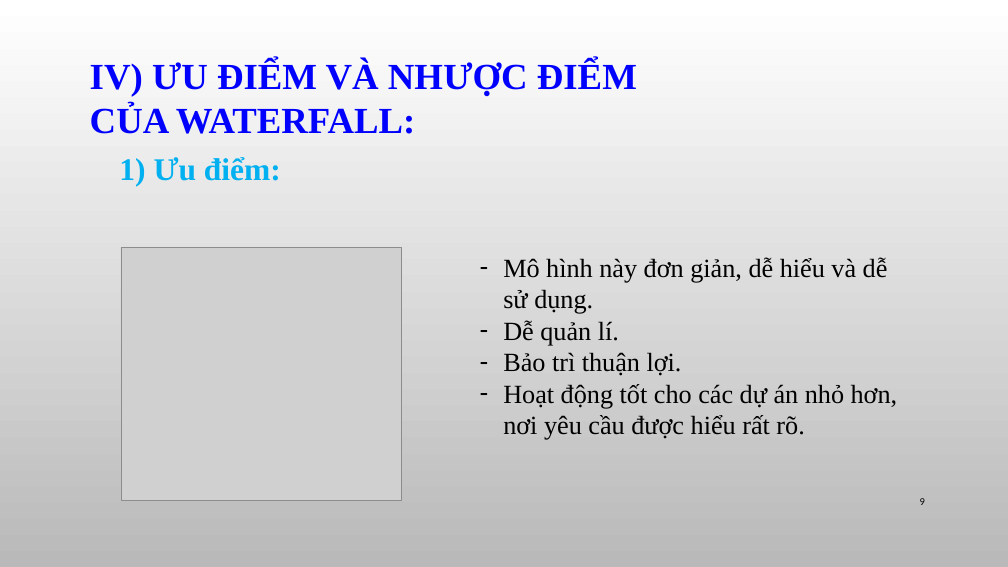
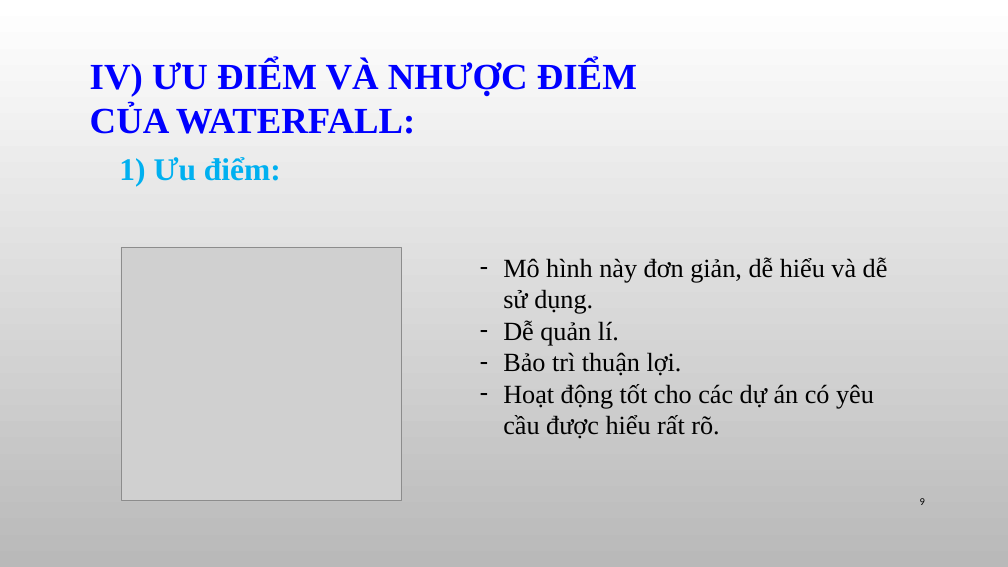
Before and after one commit to helloworldnmcnpm/studentmanagermentprogram, a slide deck: slide 9 of SEMINAR/Seminar.pptx. Drawn at 1008x567 pixels with LibreOffice and Linux fonts; fonts in the diff are those of the drawing; grey boxes stand for pictures; background and template pictures are left out. Boxes give left, top, right and bottom in pixels: in the first picture for what was removed or moved away, otherwise in the second. Text is boxed around its words. In the diff, an @@ line names an element or a change of style, - is before the commit and + after.

```diff
--- a/SEMINAR/Seminar.pptx
+++ b/SEMINAR/Seminar.pptx
@@ text at box(503, 384, 874, 439): text changed @@
-– Hoạt động tốt cho các dự án nhỏ hơn, nơi yêu cầu được hiểu rất rõ.
+– Hoạt động tốt cho các dự án có yêu cầu được hiểu rất rõ.
```
Also in this commit, not shown: 5 other slides changed, 1 slide added.
